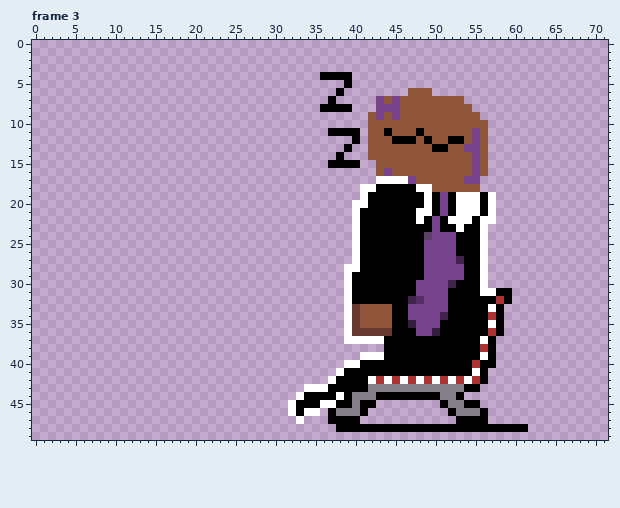
Pixel-art file: art/art project files/idaho_man.ase. That is the earlier state.
72x50 pixels, 19 frames. Colours within 5 levels of each other are drawn and written as one. Shown: frame 3. The commit also changed other frames, which this record leaves out.
Now the later version:
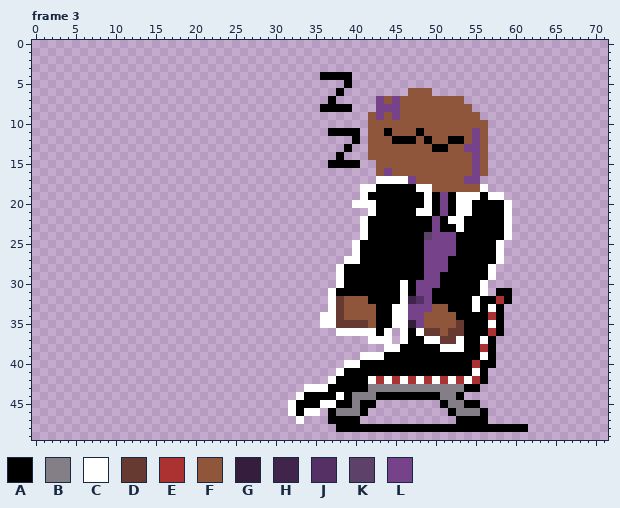
Palette (. is transparent): A #000000  B #847e87  C #ffffff  D #663931  E #ac3232  F #8f563b  G #341d3d  H #41244c  J #553064  K #5d4169  L #76428a
What changed:
Frame 3, layer "Layer 1":
y 18: x 56 . -> C
y 19: x 58 . -> C
y 20: x 42 A -> C; x 55 C -> A; x 57..59 C.. -> AAC
y 21: x 40..42 CAA -> ..C; x 55 C -> A; x 57..59 C.. -> AAC
y 22: x 40..41 CA -> .C; x 48 C -> A; x 54 C -> A; x 56..59 CC.. -> AAAC
y 23..24: x 40..41 CA -> .C; x 56..59 C... -> AAAC
y 25..26: x 56..58 C.. -> AAC
y 27: x 39 . -> C; x 52..53 LH -> AA; x 56..58 C.. -> AAC
y 28: x 38..40 .CC -> CAA; x 52..53 LL -> AA; x 56..57 C. -> AC
y 29: x 38..39 .C -> CA; x 51..53 LLL -> AAA; x 56..57 C. -> AC
y 30: x 38..39 .C -> CA; x 46 A -> C; x 51..52 LH -> AA
y 31: x 37..39 ..C -> CAA; x 46 A -> C; x 50..51 LL -> AA; x 57 C -> .
y 32: x 37..41 ..CAA -> CDFFF; x 46 A -> C; x 50..51 LL -> AA; x 55 A -> C
y 33: x 37..40 ..CD -> CDFF; x 43..46 FFAA -> AACC; x 50..51 LL -> FF; x 55 A -> C
y 34: x 36..40 ...CD -> CCDFF; x 43..46 FFAA -> AACC; x 49..52 LLHA -> FFFF
y 35: x 36..39 ...C -> CCDD; x 41 F -> D; x 43..46 FFAA -> AACC; x 49..53 LLAAA -> FFFFD
y 36: x 38 . -> C; x 40..46 DDDDDAA -> CCCAC.C; x 48..53 LLGAAA -> CDDFDD
y 37: x 39..41 CCC -> ...; x 44..46 AAA -> C.C; x 49..53 AAAAA -> CCDDC
y 38: x 44..45 AA -> CC; x 51..53 AAA -> CCC
